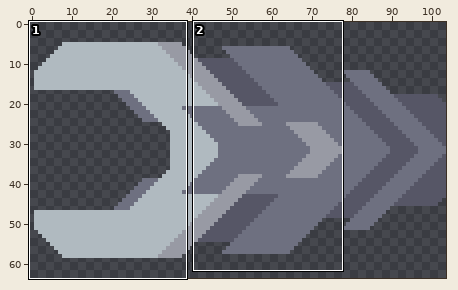
Two states of a sprite sheet, core/assets-raw/sprites/units/cix-leg-base.png. The first picture is a wide view before the edit; the outline marks the close-up.
Close-up. Before:
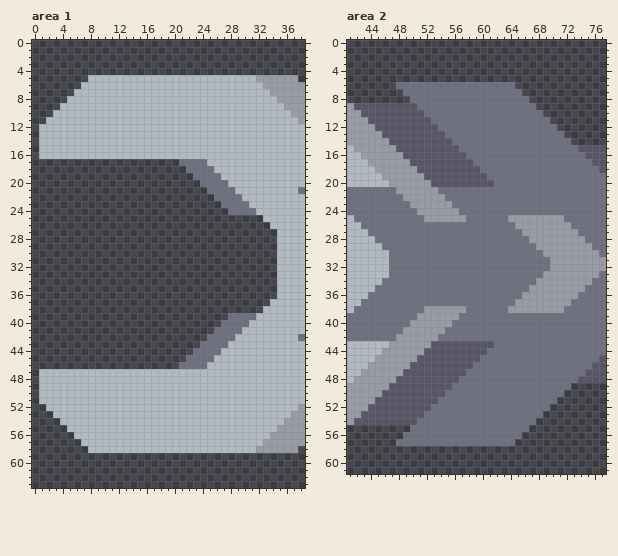
The file is 104x64 pixels. Shown: area 1: x 0..38, y 0..63; area 2: x 41..77, y 0..61.
The same view after the edit:
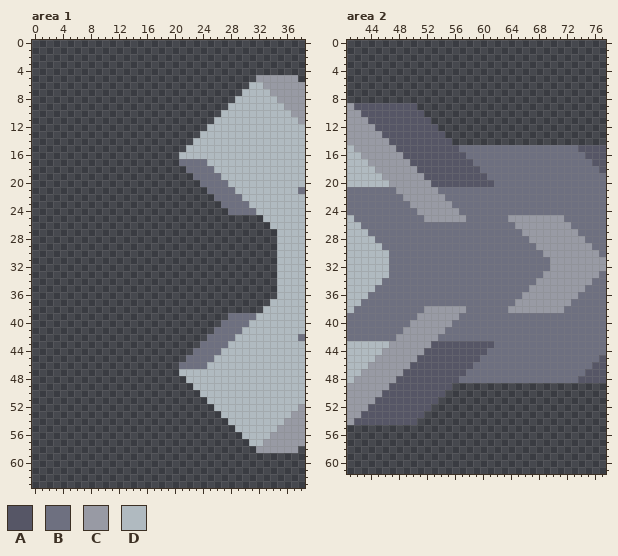
Palette (. is transparent): A #565666  B #6e7080  C #989aa4  D #b0bac0
What changed:
--- area 1
@@ x 0..38 @@
  4 .......................................
- 5 ........DDDDDDDDDDDDDDDDDDDDDDDDCCCCCC.
- 6 .......DDDDDDDDDDDDDDDDDDDDDDDDDDCCCCCC
- 7 ......DDDDDDDDDDDDDDDDDDDDDDDDDDDDCCCCC
- 8 .....DDDDDDDDDDDDDDDDDDDDDDDDDDDDDDCCCC
- 9 ....DDDDDDDDDDDDDDDDDDDDDDDDDDDDDDDDCCC
-10 ...DDDDDDDDDDDDDDDDDDDDDDDDDDDDDDDDDDCC
-11 ..DDDDDDDDDDDDDDDDDDDDDDDDDDDDDDDDDDDDC
-12 .DDDDDDDDDDDDDDDDDDDDDDDDDDDDDDDDDDDDDD
-13 .DDDDDDDDDDDDDDDDDDDDDDDDDDDDDDDDDDDDDD
-14 .DDDDDDDDDDDDDDDDDDDDDDDDDDDDDDDDDDDDDD
-15 .DDDDDDDDDDDDDDDDDDDDDDDDDDDDDDDDDDDDDD
-16 .DDDDDDDDDDDDDDDDDDDDDDDDDDDDDDDDDDDDDD
+ 5 ................................CCCCCC.
+ 6 ...............................DDCCCCCC
+ 7 ..............................DDDDCCCCC
+ 8 .............................DDDDDDCCCC
+ 9 ............................DDDDDDDDCCC
+10 ...........................DDDDDDDDDDCC
+11 ..........................DDDDDDDDDDDDC
+12 .........................DDDDDDDDDDDDDD
+13 ........................DDDDDDDDDDDDDDD
+14 .......................DDDDDDDDDDDDDDDD
+15 ......................DDDDDDDDDDDDDDDDD
+16 .....................DDDDDDDDDDDDDDDDDD
 17 .....................BBBBDDDDDDDDDDDDDD
@@ x 0..38 @@
 46 .....................BBBBDDDDDDDDDDDDDD
-47 .DDDDDDDDDDDDDDDDDDDDDDDDDDDDDDDDDDDDDD
-48 .DDDDDDDDDDDDDDDDDDDDDDDDDDDDDDDDDDDDDD
-49 .DDDDDDDDDDDDDDDDDDDDDDDDDDDDDDDDDDDDDD
-50 .DDDDDDDDDDDDDDDDDDDDDDDDDDDDDDDDDDDDDD
-51 .DDDDDDDDDDDDDDDDDDDDDDDDDDDDDDDDDDDDDD
-52 ..DDDDDDDDDDDDDDDDDDDDDDDDDDDDDDDDDDDDC
-53 ...DDDDDDDDDDDDDDDDDDDDDDDDDDDDDDDDDDCC
-54 ....DDDDDDDDDDDDDDDDDDDDDDDDDDDDDDDDCCC
-55 .....DDDDDDDDDDDDDDDDDDDDDDDDDDDDDDCCCC
-56 ......DDDDDDDDDDDDDDDDDDDDDDDDDDDDCCCCC
-57 .......DDDDDDDDDDDDDDDDDDDDDDDDDDCCCCCC
-58 ........DDDDDDDDDDDDDDDDDDDDDDDDCCCCCC.
+47 .....................DDDDDDDDDDDDDDDDDD
+48 ......................DDDDDDDDDDDDDDDDD
+49 .......................DDDDDDDDDDDDDDDD
+50 ........................DDDDDDDDDDDDDDD
+51 .........................DDDDDDDDDDDDDD
+52 ..........................DDDDDDDDDDDDC
+53 ...........................DDDDDDDDDDCC
+54 ............................DDDDDDDDCCC
+55 .............................DDDDDDCCCC
+56 ..............................DDDDCCCCC
+57 ...............................DDCCCCCC
+58 ................................CCCCCC.
 59 .......................................
--- area 2
@@ x 41..77 @@
  5 .....................................
- 6 .......BBBBBBBBBBBBBBBBB.............
- 7 ........BBBBBBBBBBBBBBBBB............
- 8 .........BBBBBBBBBBBBBBBBB...........
- 9 CAAAAAAAAABBBBBBBBBBBBBBBBB..........
-10 CCAAAAAAAAABBBBBBBBBBBBBBBBB.........
-11 CCCAAAAAAAAABBBBBBBBBBBBBBBBB........
-12 CCCCAAAAAAAAABBBBBBBBBBBBBBBBB.......
-13 CCCCCAAAAAAAAABBBBBBBBBBBBBBBBB......
-14 CCCCCCAAAAAAAAABBBBBBBBBBBBBBBBB.....
+ 6 .....................................
+ 7 .....................................
+ 8 .....................................
+ 9 CAAAAAAAAA...........................
+10 CCAAAAAAAAA..........................
+11 CCCAAAAAAAAA.........................
+12 CCCCAAAAAAAAA........................
+13 CCCCCAAAAAAAAA.......................
+14 CCCCCCAAAAAAAAA......................
 15 DCCCCCCAAAAAAAAABBBBBBBBBBBBBBBBBAAAA
@@ x 41..77 @@
 48 DCCCCCCAAAAAAAAABBBBBBBBBBBBBBBBBAAAA
-49 CCCCCCAAAAAAAAABBBBBBBBBBBBBBBBB.....
-50 CCCCCAAAAAAAAABBBBBBBBBBBBBBBBB......
-51 CCCCAAAAAAAAABBBBBBBBBBBBBBBBB.......
-52 CCCAAAAAAAAABBBBBBBBBBBBBBBBB........
-53 CCAAAAAAAAABBBBBBBBBBBBBBBBB.........
-54 CAAAAAAAAABBBBBBBBBBBBBBBBB..........
-55 .........BBBBBBBBBBBBBBBBB...........
-56 ........BBBBBBBBBBBBBBBBB............
-57 .......BBBBBBBBBBBBBBBBB.............
+49 CCCCCCAAAAAAAAA......................
+50 CCCCCAAAAAAAAA.......................
+51 CCCCAAAAAAAAA........................
+52 CCCAAAAAAAAA.........................
+53 CCAAAAAAAAA..........................
+54 CAAAAAAAAA...........................
+55 .....................................
+56 .....................................
+57 .....................................
 58 .....................................
Changed places in both close-ups, as pixel boxes (x1, y1, x2, y2):
erased: (39, 75, 256, 159)
erased: (39, 369, 256, 453)
erased: (396, 82, 571, 145)
erased: (396, 383, 571, 446)
